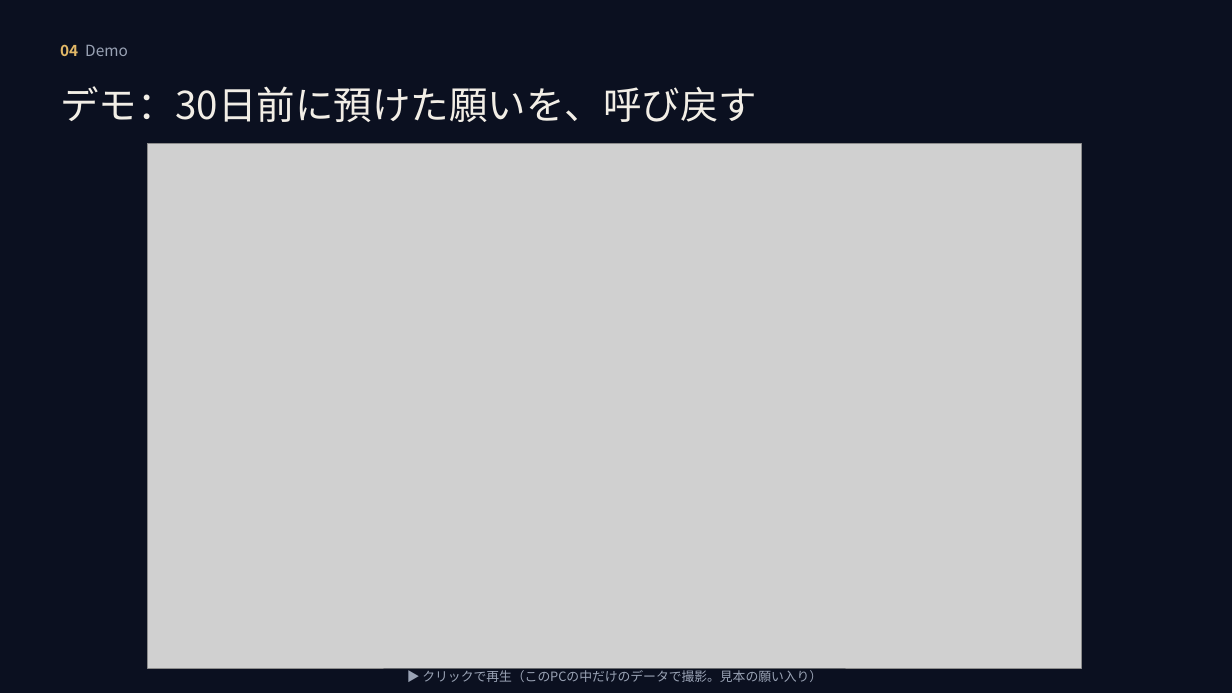
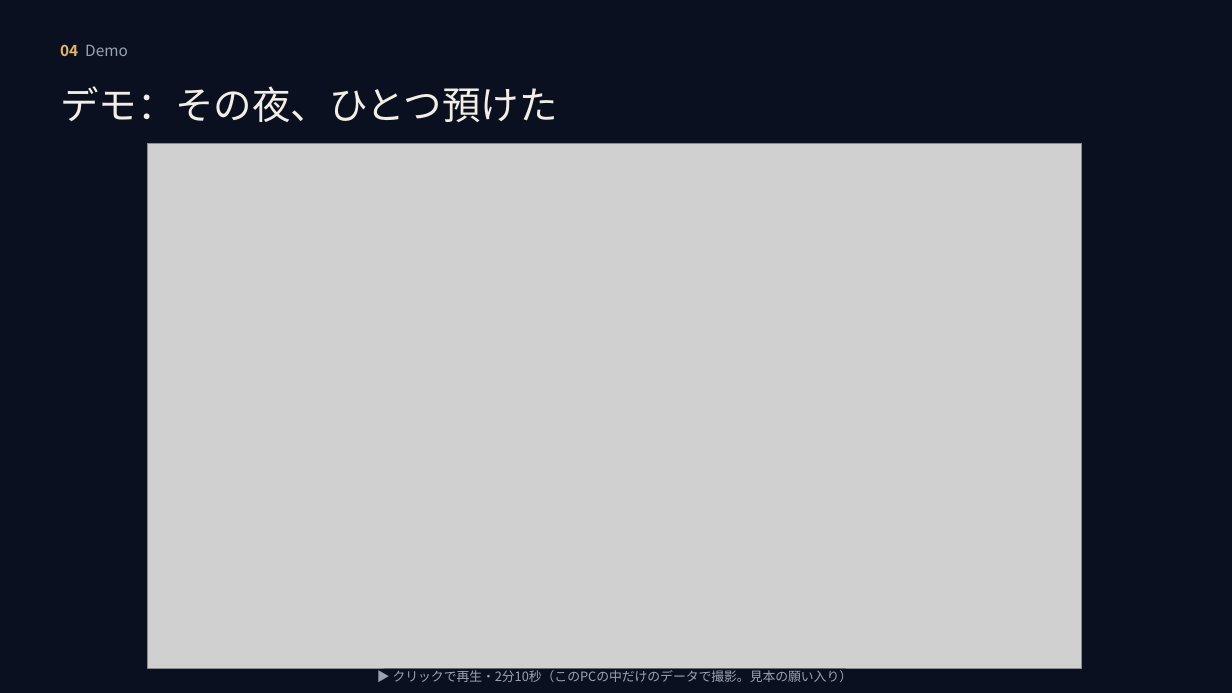
Before and after one commit to mai-san447/hello-earth-25143, a slide deck: slide 5 of deliverables/2026-10-11-gga-selection/MORUNE25143_GGAセレクション_2026-10-12.pptx. Drawn at 1232x693 pixels with LibreOffice and Linux fonts; fonts in the diff are those of the drawing; grey boxes stand for pictures. Boxes give left, top, right and bottom in pixels: in the first picture for what was removed or moved away, otherwise in the second. Text is boxed around its words. In the diff, an @@ line names an element or a change of style, - is before the commit and + after.

```diff
--- a/deliverables/2026-10-11-gga-selection/MORUNE25143_GGAセレクション_2026-10-12.pptx
+++ b/deliverables/2026-10-11-gga-selection/MORUNE25143_GGAセレクション_2026-10-12.pptx
@@ text at [60, 86, 558, 122]: text changed @@
-デモ：30日前に預けた願いを、呼び戻す
+デモ：その夜、ひとつ預けた
@@ text at [393, 668, 853, 682]: text changed @@
-▶ クリックで再生（このPCの中だけのデータで撮影。見本の願い入り）
+▶ クリックで再生・2分10秒（このPCの中だけのデータで撮影。見本の願い入り）
```
Also in this commit, not shown: 7 other slides changed, 1 slide added, 5 other files.
